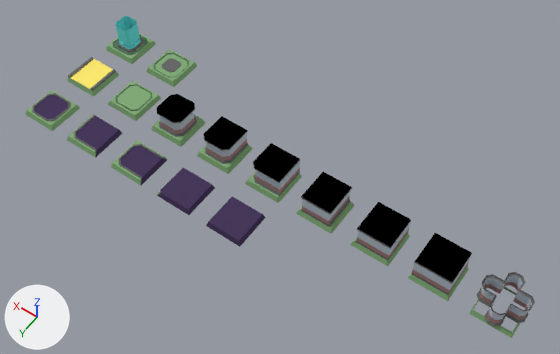
A saved change to the Blender file SharedFolder/tilesv2.blend.
Rendered twice from a 50 mm lens placed at (-75.6, 62.0, 98.2), pointed at (-31.5, 0.3, 1.3). Every picture has the same lights, and +X, +Y and +Z are marked at lower left.

In view in the first picture: 'Tile.Slow.F', 'Tile.Slow.IC', 'Tile.Slow.LB', 'Tile.Slow.P', 'Tile.TP', 'Tile.Wall', 'Tile.Wall.001', 'Tile.Wall.F', 'Tile.Wall.I', 'Tile.Wall.L', 'Tile.Wall.P', 'Tile.Wall.T'.
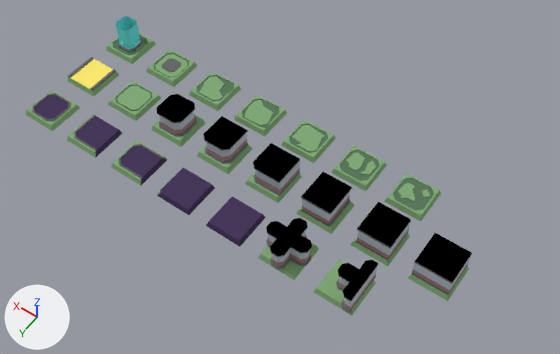
What the commit changed:
me_cube_006 is used by ob_tile_wall_001; location (-70.0, 0.0, 0.0).
me_cube_006 had 128 vertices, 112 faces and spanned x -3.7..3.7, y -3.7..3.7, z -1.0..3.58.
me_cube_006 now has 128 vertices, 125 faces and spans x -3.7..3.7, y -3.7..3.7, z -1.0..3.58.
Part 1, on me_cube_006:
36 vertices in x -3.7..3.7, y -1.5..-0.62, z 0.0..3.58 move by (0.0, 0.2, 0.0).
4 vertices in x -3.7..-3.43, y 0.42..0.6, z 0.0..3.18 move by (0.0, 0.1, 0.0).
9 new faces join them, mat_wallblack (black #000000).
4 new faces join them, mat_floor (green #83ac79).
me_cube_006 now uses material mat_wallblack (black #000000).
Mesh me_cube_018 is new.
It has 65 vertices, 67 faces, 1 loose edge and spans x -3.3..3.3, y -3.3..3.3, z -1.0..0.0.
Faces by material slot: [24, 43].
It uses material mat_floor (green #83ac79).
It uses material mat_floormark (dark green #5c7a5d).
Mesh me_cube_014 is new.
It has 68 vertices, 70 faces, 1 loose edge and spans x -3.3..3.3, y -3.3..3.3, z -1.0..0.0.
Faces by material slot: [25, 45].
It uses material mat_floor (green #83ac79).
It uses material mat_floormark (dark green #5c7a5d).
Mesh me_cube_013 is new.
It has 54 vertices, 52 faces and spans x -3.3..3.3, y -3.3..3.3, z -1.0..0.0.
Faces by material slot: [21, 31].
It uses material mat_floor (green #83ac79).
It uses material mat_floormark (dark green #5c7a5d).
Mesh me_cube_012 is new.
It has 54 vertices, 52 faces and spans x -3.3..3.3, y -3.3..3.3, z -1.0..0.0.
Faces by material slot: [21, 31].
It uses material mat_floor (green #83ac79).
It uses material mat_floormark (dark green #5c7a5d).
Mesh me_cube_009 is new.
It has 54 vertices, 52 faces and spans x -3.3..3.3, y -3.3..3.3, z -1.0..0.0.
Faces by material slot: [21, 31].
It uses material mat_floor (green #83ac79).
It uses material mat_floormark (dark green #5c7a5d).
Mesh me_cube_007 is new.
It has 80 vertices, 78 faces and spans x -3.31..3.3, y -3.7..3.7, z -1.0..3.58.
Faces by material slot: [11, 36, 12, 12, 7].
It uses material mat_floor (green #83ac79).
It uses material mat_wallgray (dark grey #696969).
It uses material mat_wallpink (brown #a78181).
It uses material mat_wallwhite (light grey #bec9d4).
It uses material mat_wallblack (black #000000).
Object 'Tile.Wall.001' (ob_tile_wall_001) moves from (-70.0, 0.0, 0.0) to (-40.0, 10.0, 0.0).
Object 'Tile.Variant.05' (ob_tile_variant_05) is new; it shows me_cube_018.
Its location is (-50.0, -10.0, 0.0).
Object 'Tile.Variant.04' (ob_tile_variant_04) is new; it shows me_cube_014.
Its location is (-40.0, -10.0, 0.0).
Object 'Tile.Variant.03' (ob_tile_variant_03) is new; it shows me_cube_013.
Its location is (-30.0, -10.0, 0.0).
Object 'Tile.Variant.02' (ob_tile_variant_02) is new; it shows me_cube_012.
Its location is (-20.0, -10.0, 0.0).
Object 'Tile.Variant.01' (ob_tile_variant_01) is new; it shows me_cube_009.
Its location is (-10.0, -10.0, 0.0).
Object 'Tile.Wall.002' (ob_tile_wall_002) is new; it shows me_cube_007.
Its location is (-50.0, 10.0, 0.0).

What differs and where, as boxes (x1, y1, x2, y2) in the pictures (560 x 354 px):
'Tile.Wall.001', reshaped, moved (7% narrower)
    before: (469, 272, 535, 338)
    after: (258, 218, 319, 280)
'Tile.Wall.002', added
    after: (314, 260, 379, 315)
    faces in mat_floor (green #83ac79): (314, 260, 376, 315)
    faces in mat_wallblack (black #000000): (338, 260, 379, 300)
    faces in mat_wallwhite (light grey #bec9d4): (339, 267, 377, 307)
    faces in mat_wallgray (dark grey #696969): (336, 265, 378, 313)
    faces in mat_wallpink (brown #a78181): (338, 274, 376, 310)
'Tile.Variant.05', added (green)
    after: (384, 173, 441, 221)
    faces in mat_floor (green #83ac79): (384, 173, 441, 221)
    faces in mat_floormark (dark green #5c7a5d): (393, 178, 434, 211)
'Tile.Variant.04', added (green)
    after: (331, 146, 387, 191)
    faces in mat_floor (green #83ac79): (331, 146, 387, 191)
    faces in mat_floormark (dark green #5c7a5d): (340, 150, 380, 181)
'Tile.Variant.03', added (green)
    after: (281, 120, 336, 163)
    faces in mat_floor (green #83ac79): (281, 120, 336, 163)
    faces in mat_floormark (dark green #5c7a5d): (289, 124, 328, 153)
'Tile.Variant.02', added (green)
    after: (234, 95, 287, 136)
    faces in mat_floor (green #83ac79): (234, 95, 287, 136)
    faces in mat_floormark (dark green #5c7a5d): (242, 99, 279, 128)
'Tile.Variant.01', added (green)
    after: (189, 72, 241, 111)
    faces in mat_floor (green #83ac79): (189, 72, 241, 111)
    faces in mat_floormark (dark green #5c7a5d): (197, 75, 234, 101)
part 1 of me_cube_006, built on
    before: (470, 274, 535, 337)
    after: (261, 218, 319, 280)
